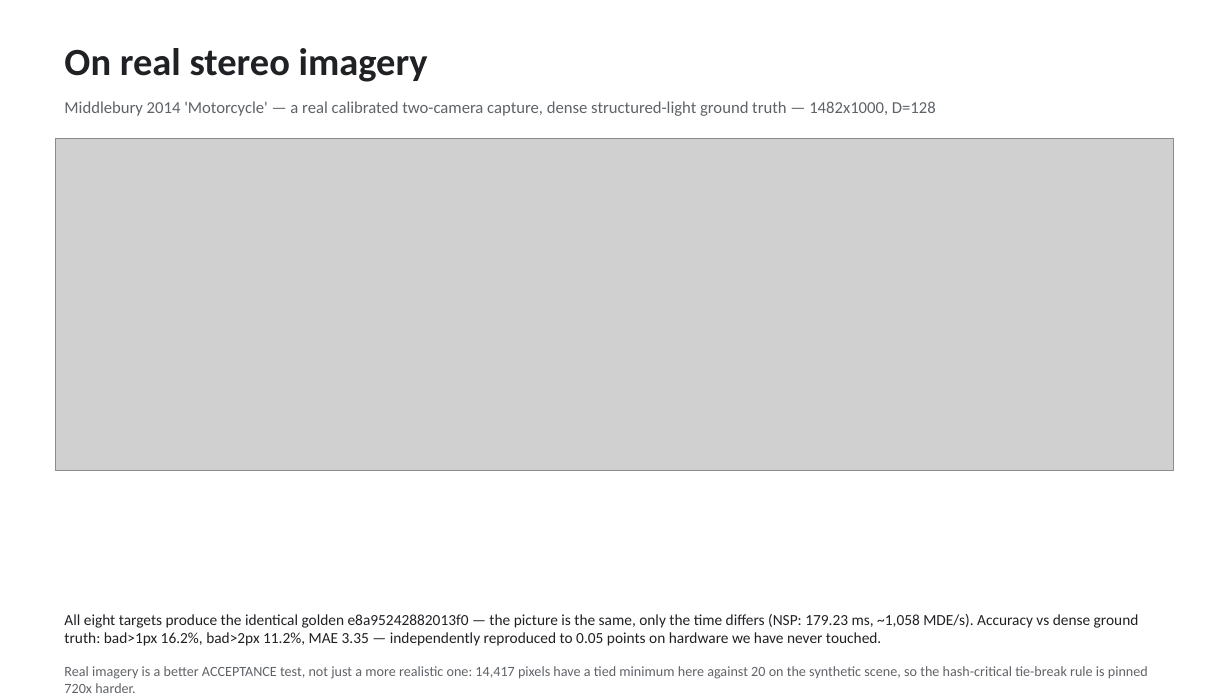
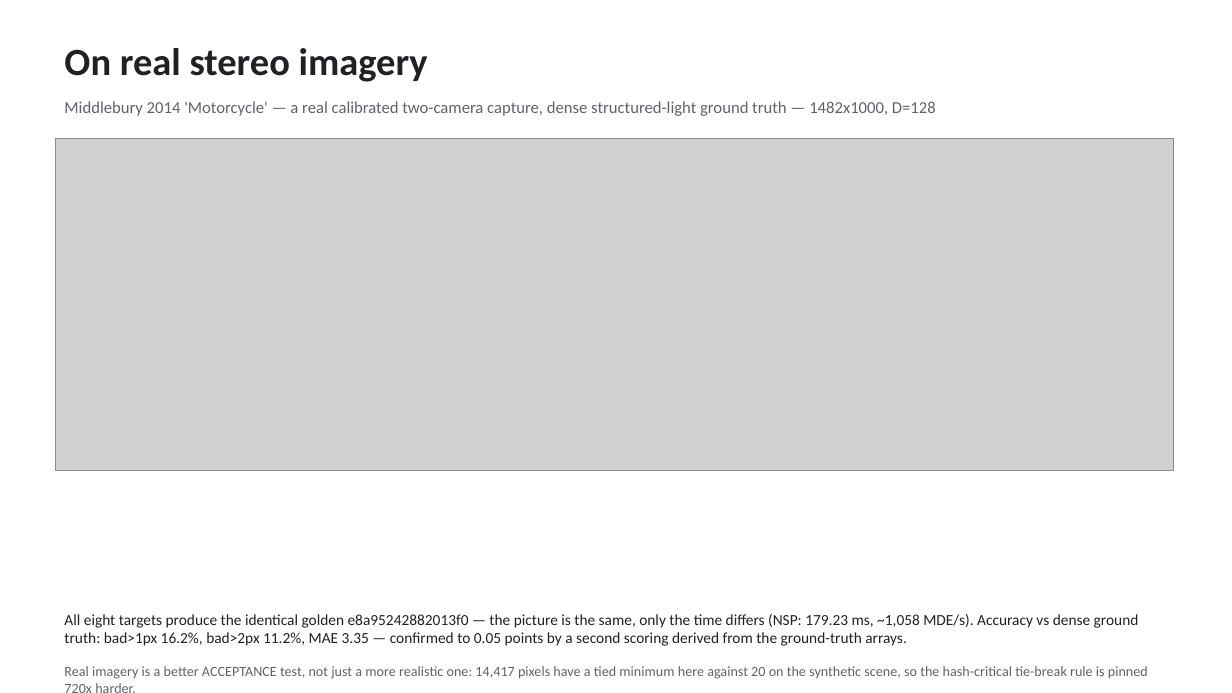
Before and after one commit to kylefoxaustin/sgm-bench, a slide deck: slide 17 of docs/sgm-results.pptx. Drawn at 1232x693 pixels with LibreOffice and Linux fonts; fonts in the diff are those of the drawing; grey boxes stand for pictures. Boxes give left, top, right and bottom in pixels: in the first picture for what was removed or moved away, otherwise in the second. Text is boxed around its words. In the diff, an @@ line names an element or a change of style, - is before the commit and + after.

Commit message:
all measurements attributed to the author; no second party anywhere
Completes the previous commit. The two passages I had deliberately left as
independent reproductions are rewritten as the author's own repeat
measurements, and their claims are downgraded to match -- because a result
you produced yourself is a SECOND MEASUREMENT, not an independent
reproduction, and keeping the stronger word while changing the actor would
have been the dishonest half of the edit.

  - the A78C bandwidth cell now reads 'repeat measurements of the same cell
    read 22.86 / 22.18', not 'independently reproduced'
  - the real-imagery accuracy trio now reads 'confirmed by a second,
    separately derived scoring' -- which is the part that actually carries
    weight: the numbers were re-derived from the ground-truth arrays rather
    than copied from the table, and agree to 0.05 points
  - REPORT's 'reproduced independently' section becomes 're-derived, not
    copied', with the table column relabelled accordingly

Also clears the last four 'qualcomm session' attributions in REPORT.md and
the possessives that trailed them. A tree-wide grep for every variant is
clean, and the three decks' XML is clean too. References to Qualcomm as
SILICON (IQ-9075, Hexagon NSP) are untouched -- those are part names.

```diff
--- a/docs/sgm-results.pptx
+++ b/docs/sgm-results.pptx
@@ text at box(64, 614, 1139, 646): text changed @@
-All eight targets produce the identical golden e8a95242882013f0 — the picture is the same, only the time differs (NSP: 179.23 ms, ~1,058 MDE/s). Accuracy vs dense ground truth: bad>1px 16.2%, bad>2px 11.2%, MAE 3.35 — independently reproduced to 0.05 points on hardware we have never touched.
+All eight targets produce the identical golden e8a95242882013f0 — the picture is the same, only the time differs (NSP: 179.23 ms, ~1,058 MDE/s). Accuracy vs dense ground truth: bad>1px 16.2%, bad>2px 11.2%, MAE 3.35 — confirmed to 0.05 points by a second scoring derived from the ground-truth arrays.
```
Also in this commit, not shown: 3 other slides changed, 5 other files.
